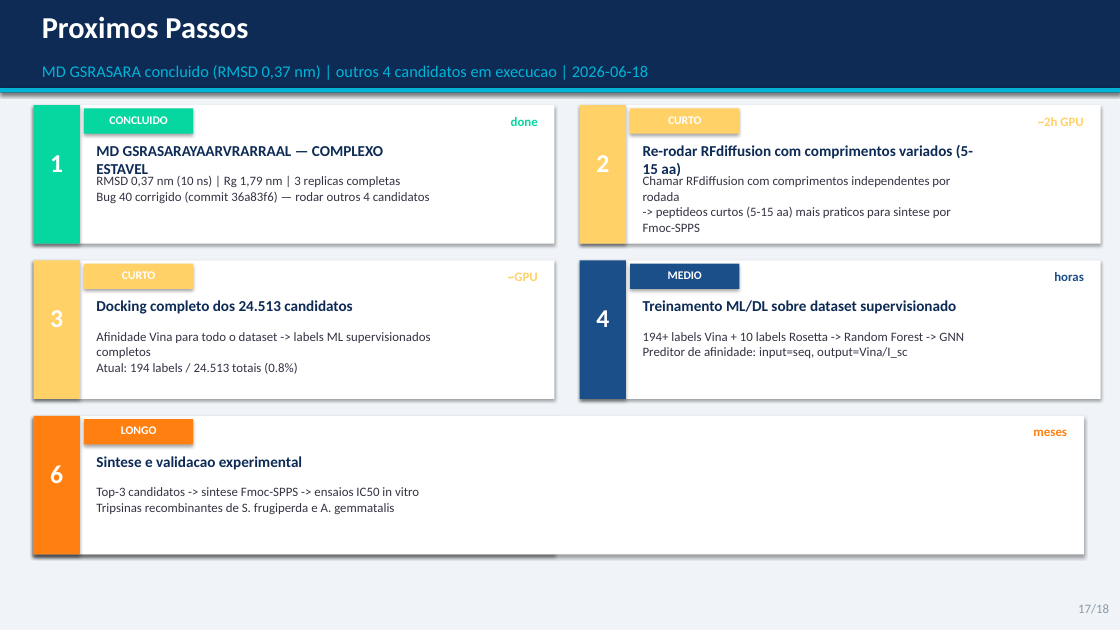
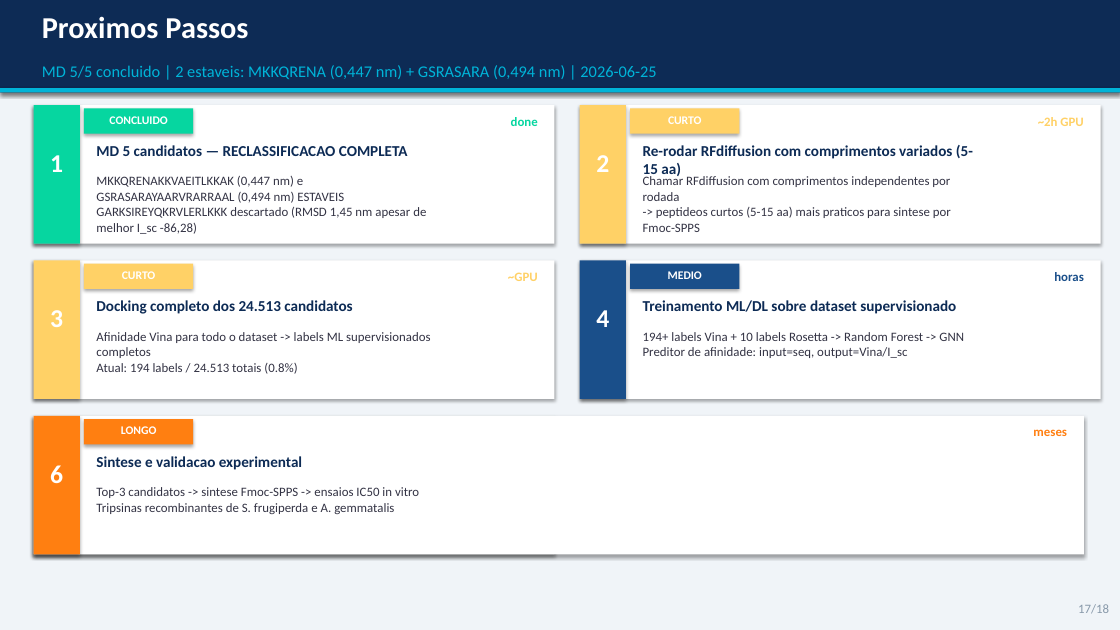
Before and after one commit to eulaliobqi/design-inibidores, a slide deck: slide 17 of apresentacao_design_inibidores.pptx. Drawn at 1120x630 pixels with LibreOffice and Linux fonts; fonts in the diff are those of the drawing. Boxes give left, top, right and bottom in pixels: in the first picture for what was removed or moved away, otherwise in the second. Text is boxed around its words. In the diff, an @@ line names an element or a change of style, - is before the commit and + after.

```diff
--- a/apresentacao_design_inibidores.pptx
+++ b/apresentacao_design_inibidores.pptx
@@ text at <box>42,65,656,79</box>: text changed @@
-MD GSRASARA concluido (RMSD 0,37 nm) | outros 4 candidatos em execucao | 2026-06-18
+MD 5/5 concluido | 2 estaveis: MKKQRENA (0,447 nm) + GSRASARA (0,494 nm) | 2026-06-25
@@ text at <box>96,145,408,156</box>: text changed @@
-MD GSRASARAYAARVRARRAAL — COMPLEXO ESTAVEL
+MD 5 candidatos — RECLASSIFICACAO COMPLETA
@@ text at <box>96,176,426,234</box>: text changed @@
-RMSD 0,37 nm (10 ns) | Rg 1,79 nm | 3 replicas completas
-Bug 40 corrigido (commit 36a83f6) — rodar outros 4 candidatos
+MKKQRENAKKVAEITLKKAK (0,447 nm) e GSRASARAYAARVRARRAAL (0,494 nm) ESTAVEIS
+GARKSIREYQKRVLERLKKK descartado (RMSD 1,45 nm apesar de melhor I_sc -86,28)
```
Also in this commit, not shown: 1 other slide changed, 1 slide added, 1 slide removed, 2 other files.
